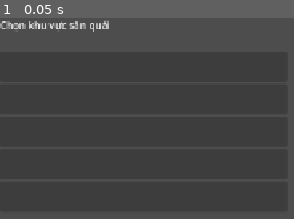
Above: before the commit, frame 1.
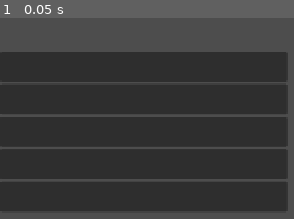
Above: after the commit, the same moment.

Repository: vuanhtuan161094-byte/TongMonBaDao
Game: Godot game, scene res://scenes/p3/hunting_level_selector_v2.tscn
The game is run twice, just before and just after one commit, with the same random seed, the same clock (stepped at 60 frames per second) and the same inputs. This scene is started directly instead of the project's main scene.
Inputs:
- Up to frame 1 (0.05 s): no input

The runs differ from the first frame. In frame 1, 0.8% of the frame differs, in the area x 0-38%, y 1-7%.
Error after the commit: Parse Error: Could not parse global class "MapBattleV2" from "res://src/simulation/combat/map_battle_v2.gd". (res://src/simulation/combat/hunting_map_v2.gd:127)

Commit message:
feat(dv2-02): apply legitimate boss/race contextual buffs and nonrecursive bonus hit inside shared group map battles

Diff:
--- a/godot/src/simulation/combat/map_battle_v2.gd
+++ b/godot/src/simulation/combat/map_battle_v2.gd
@@ -70,6 +70,7 @@
             "skill_loadout":row.get("skill_loadout",[]).duplicate(true),
             "skill_factors":row.get("skill_factors",{}).duplicate(true),
             "skill_ready":{},
+            "context_sources":row.get("context_sources",[]).duplicate(true),
             "next_basic":0.0,"next_skill":0.0,"guard_until":-1.0,
             "linked_disciple":row.get("disciple",null)
         })
@@ -95,7 +96,7 @@
             "range":1.65 if tier == "boss" else 1.50,
             "move_speed":1.9 if tier == "boss" else 2.2,
             "next_basic":0.0,"next_skill":3.5 if tier == "boss" else 4.0,"guard_until":-1.0,
-            "linked_disciple":null
+            "linked_disciple":null,"context_sources":[]
         })
     entries.sort_custom(func(a,b): return str(a["id"]) < str(b["id"]))
     for actor in entries:
@@ -260,11 +261,22 @@
         return 0.0
     var a_stats: Dictionary = attacker["stats"]
     var t_stats: Dictionary = target["stats"]
+    var original_ratio := ratio
+    var context: Dictionary = {"ok":true,"outgoing_damage_factor":1.0,
+        "basic_followup_chance":0.0,"basic_followup_ratio":0.0}
+    if str(attacker["side"]) == "disciple" and str(target["side"]) == "monster":
+        context = CombatContextEffectsV2.resolve_context(
+            attacker.get("context_sources",[]),target,
+            "basic" if kind == "basic" else "skill"
+        )
+        if not bool(context.get("ok",false)):
+            return 0.0
+        ratio *= float(context["outgoing_damage_factor"])
     if now < float(target.get("guard_until",-1.0)):
         t_stats = t_stats.duplicate(true)
         var previous_reduction := clampf(float(t_stats.get("damage_reduction",0.0)),0.0,1.0)
         t_stats["damage_reduction"] = 1.0-(1.0-previous_reduction)*0.65
-    var crit := rng.chance(CombatStatsV2.effective_crit_chance(a_stats,t_stats))
+    var crit := false if kind == "basic_followup" else rng.chance(CombatStatsV2.effective_crit_chance(a_stats,t_stats))
     var hit := CombatStatsV2.resolve_direct_hit(
         a_stats,t_stats,target["resistances"],ratio,crit,damage_element,1.0,true
     )
@@ -288,6 +300,13 @@
         _event("downed",{"actor_id":target["id"],"side":target["side"]})
         if str(target["side"]) == "disciple":
             downed_disciples += 1
+    # Only one nonrecursive bonus hit from a true ordinary basic attack.
+    # It cannot lifesteal, crit by default, or proc any further followup.
+    if kind == "basic" and float(target["hp"]) > 0.0 and
+        CombatContextEffectsV2.roll_basic_followup(rng,context,"basic",float(target["hp"])):
+        _deal_direct(attacker,target,
+            original_ratio*float(context["basic_followup_ratio"]),
+            "basic_followup",false,damage_element)
     return actual_damage
 
 # Only ALREADY-LEARNED, authored direct-damage P2 skills can be used.
